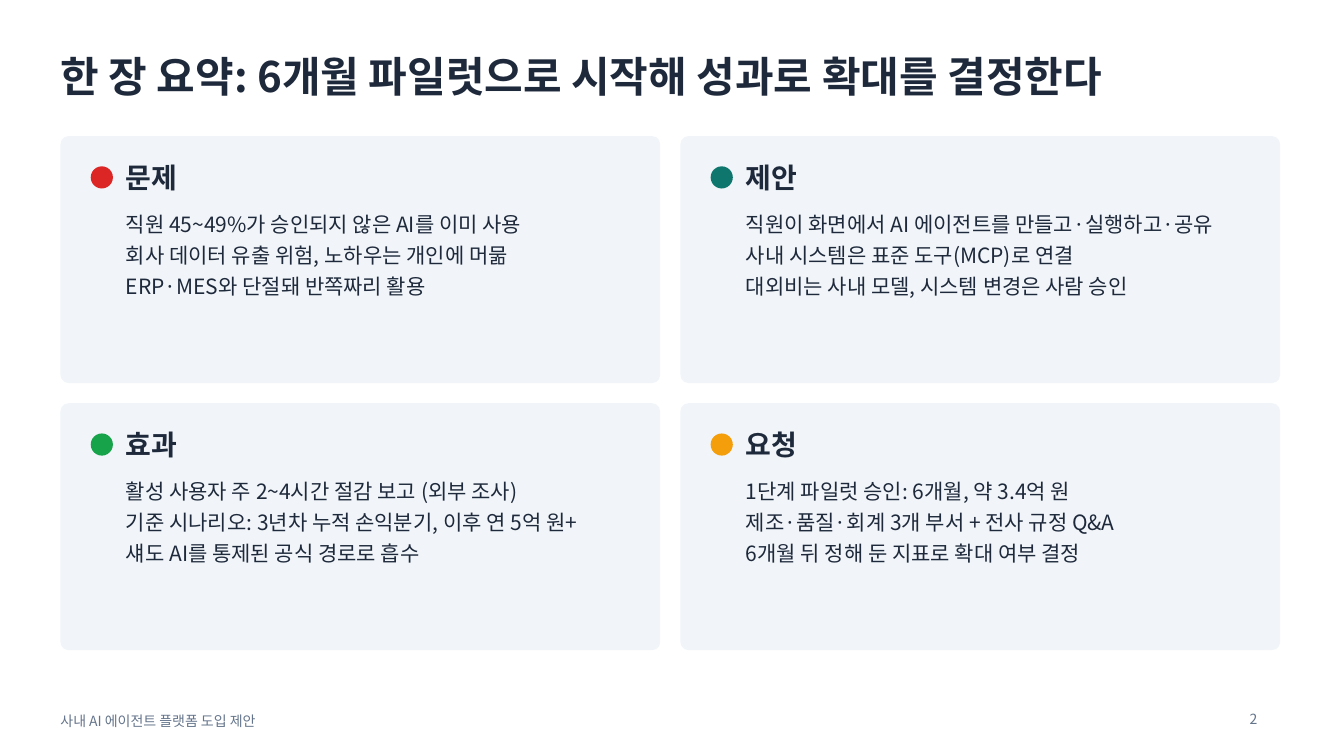
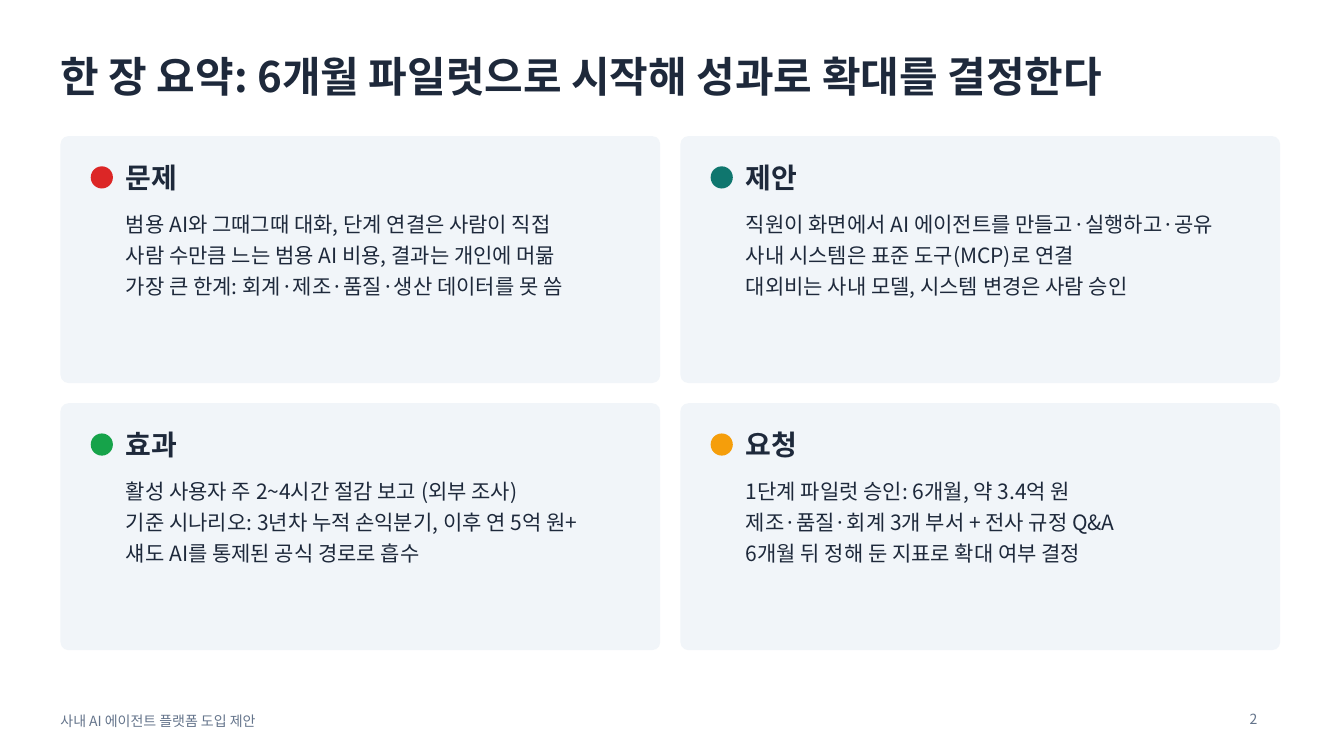
Before and after one commit to lucky-sugar-park/tech-review, a slide deck: slide 2 of proposal/ai-agent-platform-proposal.pptx. Drawn at 1344x756 pixels with LibreOffice and Linux fonts; fonts in the diff are those of the drawing. Boxes give left, top, right and bottom in pixels: in the first picture for what was removed or moved away, otherwise in the second. Text is boxed around its words. In the diff, an @@ line names an element or a change of style, - is before the commit and + after.

```diff
--- a/proposal/ai-agent-platform-proposal.pptx
+++ b/proposal/ai-agent-platform-proposal.pptx
@@ text at [126,214,562,296]: text changed @@
-직원 45~49%가 승인되지 않은 AI를 이미 사용
-회사 데이터 유출 위험, 노하우는 개인에 머묾
-ERP·MES와 단절돼 반쪽짜리 활용
+범용 AI와 그때그때 대화, 단계 연결은 사람이 직접
+사람 수만큼 느는 범용 AI 비용, 결과는 개인에 머묾
+가장 큰 한계: 회계·제조·품질·생산 데이터를 못 씀
```
Also in this commit, not shown: 3 other slides changed, 2 slides added, 1 slide removed, 3 other files.
